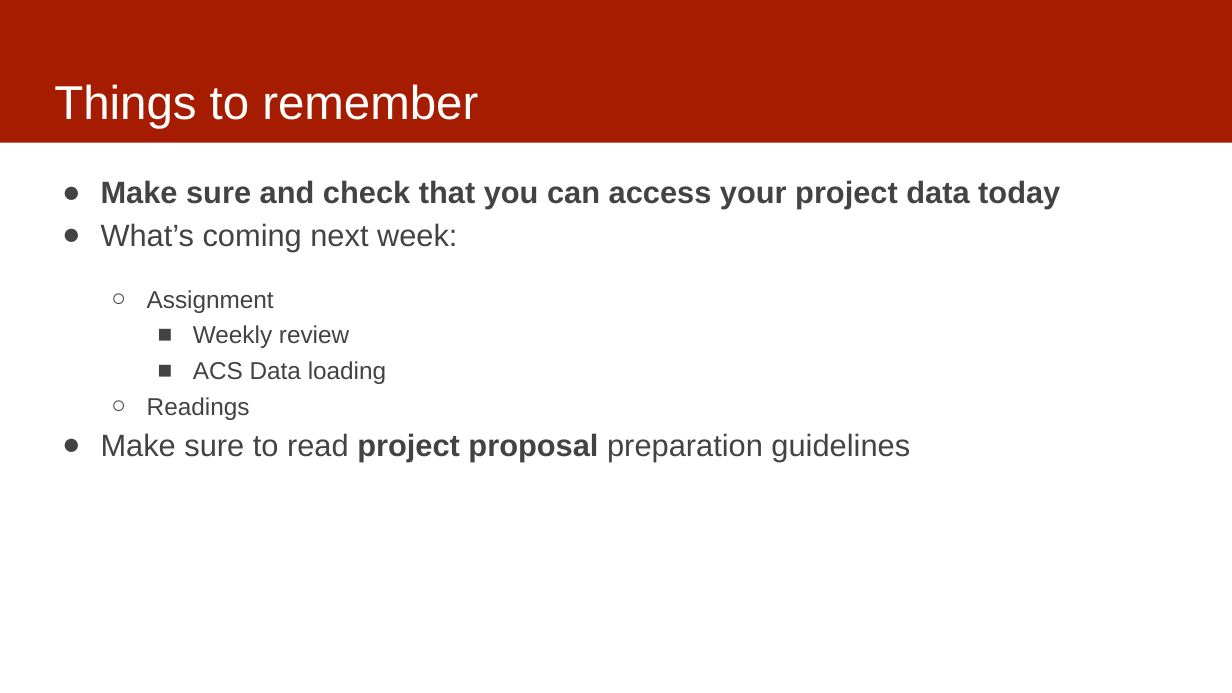
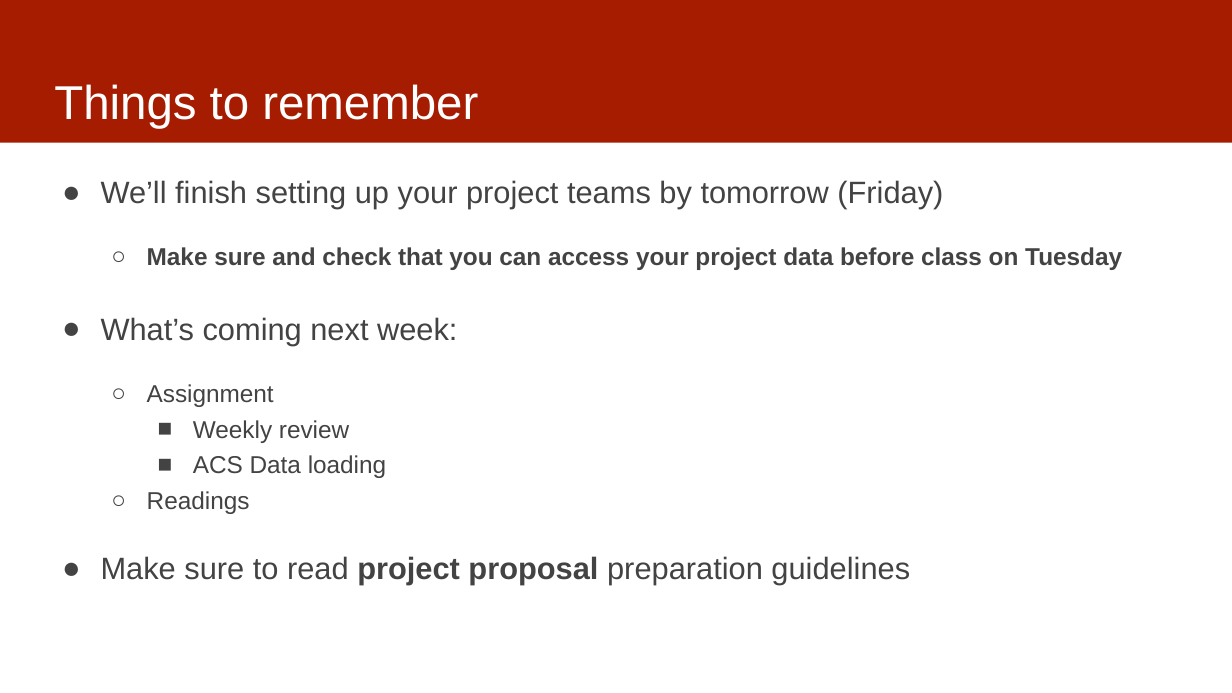
Before and after one commit to dssg/mlforpublicpolicylab, a slide deck: slide 10 of 02 - Case Studies and Acquiring Data/data -- discussion.pptx (slide 3 before the commit). Drawn at 1232x693 pixels with LibreOffice and Linux fonts; fonts in the diff are those of the drawing. Boxes give left, top, right and bottom in pixels: in the first picture for what was removed or moved away, otherwise in the second. Text is boxed around its words. In the diff, an @@ line names an element or a change of style, - is before the commit and + after.

Commit message:
slide updates

```diff
--- a/02 - Case Studies and Acquiring Data/data -- discussion.pptx
+++ b/02 - Case Studies and Acquiring Data/data -- discussion.pptx
@@ text at <box>101,180,1122,270</box>: text changed; size 24 to 19 pt @@
-● Make sure and check that you can access your project data today
+● We’ll finish setting up your project teams by tomorrow (Friday)
+  ○ Make sure and check that you can access your project data before class on Tuesday
```
Also in this commit, not shown: 1 other slide changed, 7 slides added.
